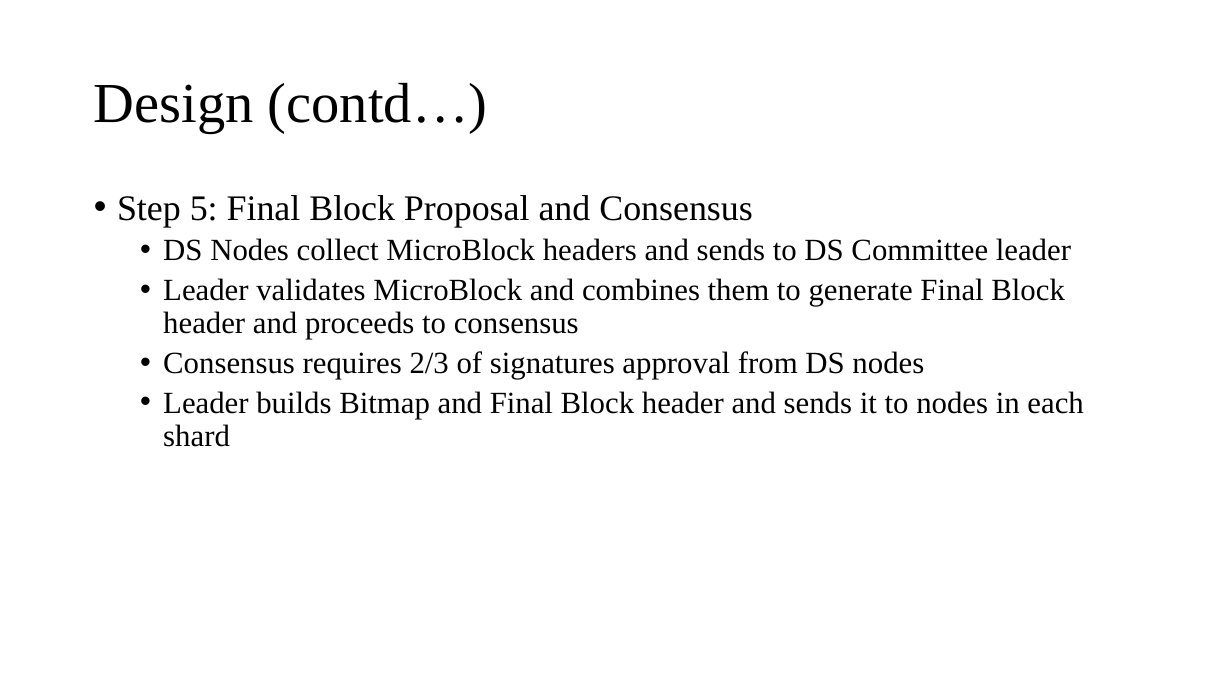
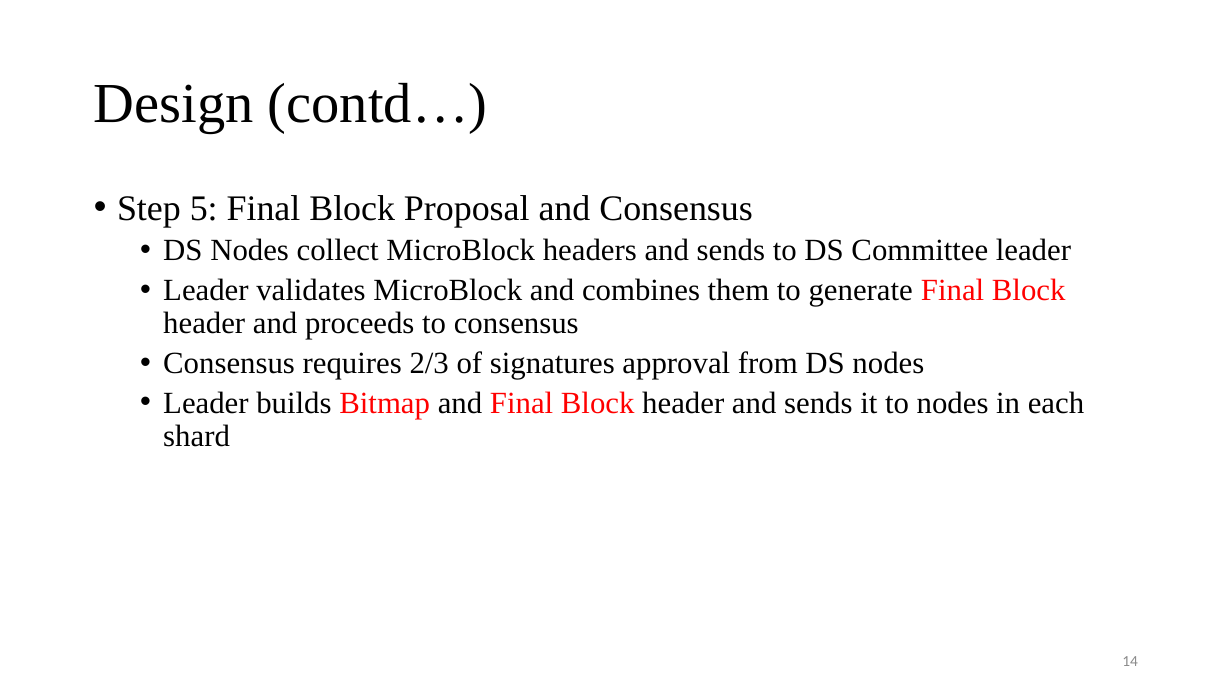
Before and after one commit to Tsajan/2018FallSemPOSTECH, a slide deck: slide 14 of CSED601 Dependable Computing/Sharding.pptx. Drawn at 1232x693 pixels with LibreOffice and Linux fonts; fonts in the diff are those of the drawing. Boxes give left, top, right and bottom in pixels: in the first picture for what was removed or moved away, otherwise in the second. Text is boxed around its words. In the diff, an @@ line names an element or a change of style, - is before the commit and + after.

```diff
--- a/CSED601 Dependable Computing/Sharding.pptx
+++ b/CSED601 Dependable Computing/Sharding.pptx
@@ text at (163,278,1084,447): text colour #000000 to #FF0000 in "Final Block", "Bitmap Final Block" @@
@@ page number added at (1122,656,1138,666), 12 pt, text #8C8C8C @@
+14
```
Also in this commit, not shown: 22 other slides changed, 4 other files.
